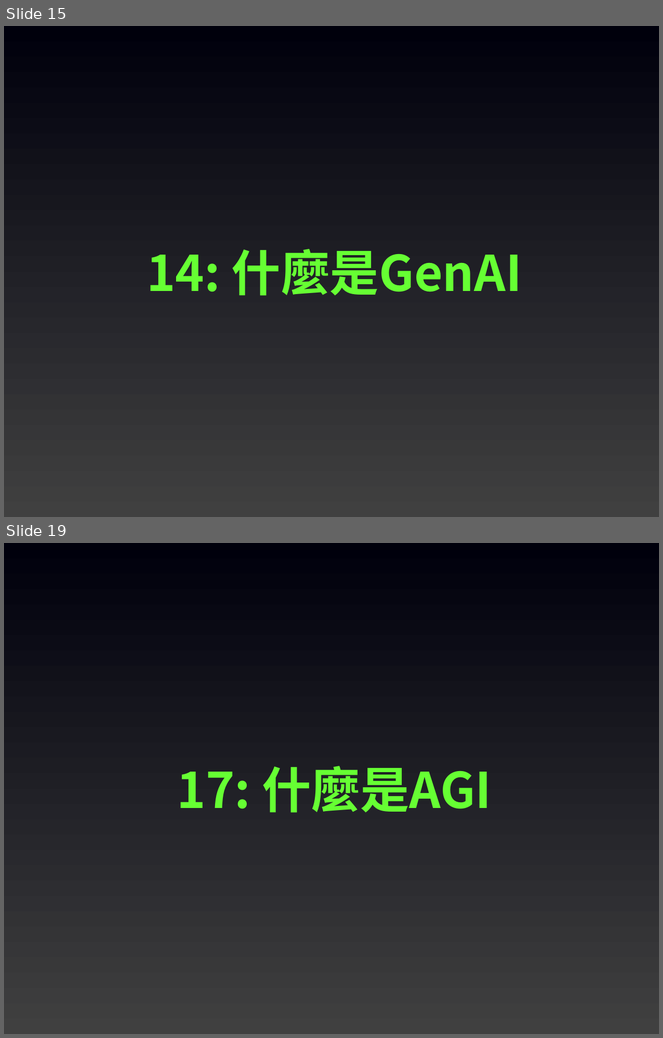
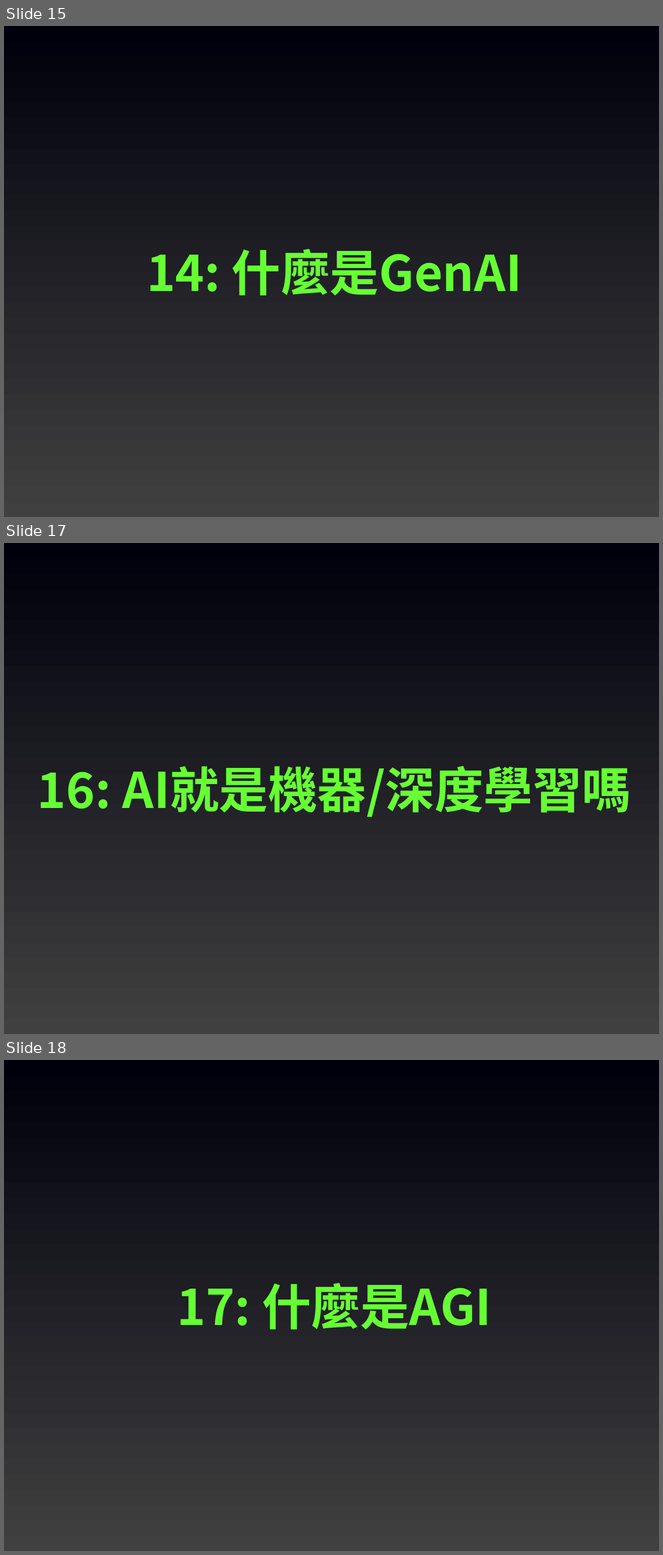
Before and after one commit to joshhu/2024newtaipeicityspeech, a slide deck: Slides/20240618新北市青年局 - 先來問問題.pptx. Shown one above the other, each under a label of ours: slides 15 and 19 before the commit, slides 15, 17 and 18 after it; the slides between them are not shown. The pictures are 663x1038 and 663x1555 pixels, drawn with LibreOffice and Linux fonts; fonts in the diff are those of the drawing. Boxes give left, top, right and bottom in pixels: in the first picture for what was removed or moved away, otherwise in the second. Text is boxed around its words. In the diff, an @@ line names an element or a change of style, - is before the commit and + after.

```diff
--- a/Slides/20240618新北市青年局 - 先來問問題.pptx
+++ b/Slides/20240618新北市青年局 - 先來問問題.pptx
@@ slide 17 added at (4,543,659,1034), background gradient #404040 to #00000C @@
@@ text added at (37,766,632,817), 54 pt, text #66FF33, bold @@
+16: AI就是機器/深度學習嗎
@@ what was slide 19 is now slide 18 @@
```
Also in this commit, not shown: 1 slide changed, 2 slides removed.
